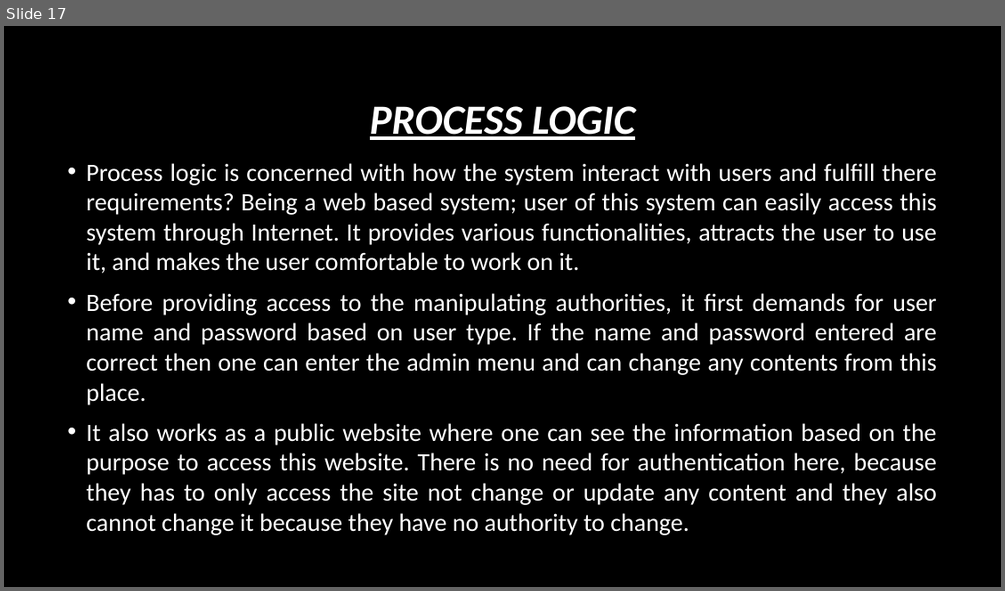
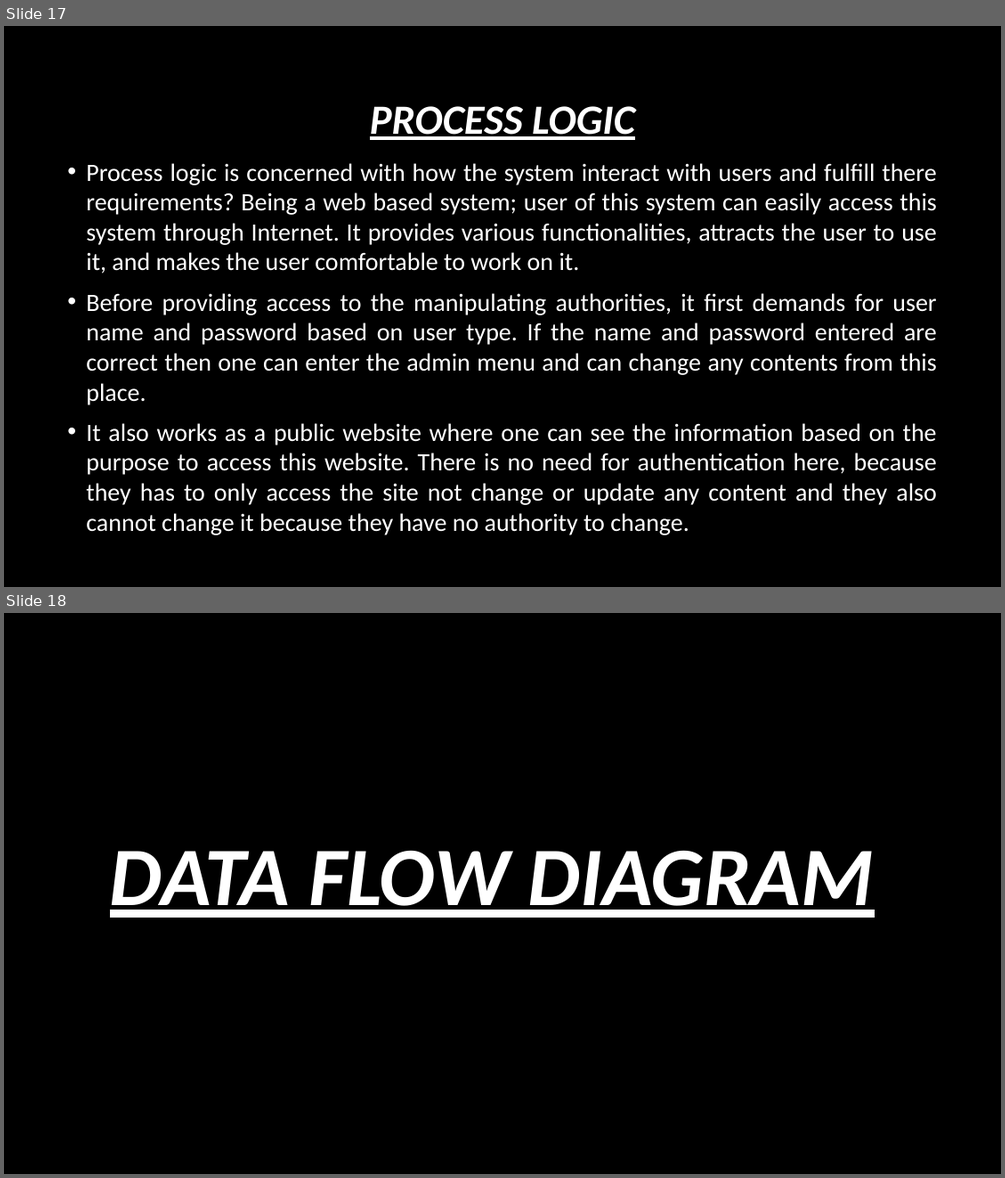
Before and after one commit to lalitgiri/Angular_Practice_Program, a slide deck: Ecommerce-Project/report data/project ppt.pptx. Shown one above the other, each under a label of ours: slide 17 before the commit, slides 17 and 18 after it. The pictures are 1005x591 and 1005x1178 pixels, drawn with LibreOffice and Linux fonts; fonts in the diff are those of the drawing; background and template pictures are left out. Boxes give left, top, right and bottom in pixels: in the first picture for what was removed or moved away, otherwise in the second. Text is boxed around its words. In the diff, an @@ line names an element or a change of style, - is before the commit and + after.

```diff
--- a/Ecommerce-Project/report data/project ppt.pptx
+++ b/Ecommerce-Project/report data/project ppt.pptx
@@ slide 18 added at (4,613,1001,1174), background #000000 @@
@@ text added at (110,850,874,917), 80 pt, text #FFFFFF, bold, italic, underline @@
+DATA FLOW DIAGRAM
```
Also in this commit, not shown: 1 slide changed, 3 other slides added, 11 other files.
